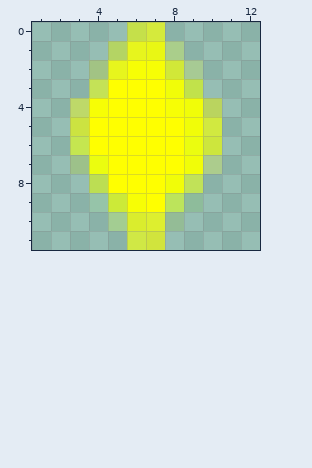
Two versions of one pixel-art sprite, SiamcoWeb/generateCot/static/generateCot/filesModelCot/pointList.png. The picture above is the old version.
The file is 12x12 pixels. Pixels under 10% opacity are left out. Colours within 5 levels of each other are drawn and written as one. Shown: x 1..12, y 0..11. The old version is drawn lined up with the new one, on the new canvas.
The same view after the edit:
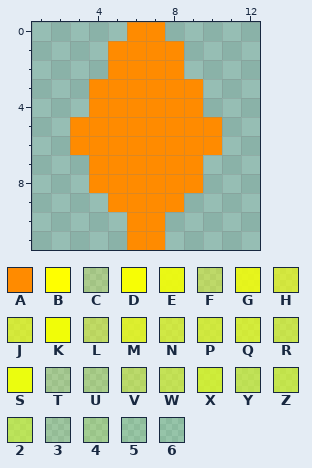
Palette (. is transparent): A #ff8b00  B #ffff00  C #f7fd0539  D #f7fe04fe  E #f2fd07ea  F #f3fd076e  G #f3fd07de  H #f5fe06a9  J #f0fd08b2  K #f1fd08  L #f2fd0875  M #f0fd0bc8  N #eefd0ca8  P #eafc0eb2  Q #ecfd0eb9  R #eafd0f9c  S #ebfd0f  T #ecfd0f32  U #e4fc1240  V #e9fd1172  W #e6fd1393  X #dffb17c5  Y #defb1998  Z #dffc18a4  2 #d4fc229b  3 #d0fb2523  4 #cbfb293e  5 #a5f94723  6 #93f5551d
Diff:
canvas 12x12 -> 25x12, the old top-left corner now at 1,0
Changed rows in their new state; - is an unchanged pixel.
first column x 3:
 0 ---AA---
 1 --AAAA--
 2 -.AAAA.-
 3 -AAAAAA-
 4 .AAAAAA.
 5 AAAAAAAA
 6 AAAAAAAA
 7 .AAAAAA.
 8 -AAAAAA-
 9 -.AAAA.-
10 --.AA.--
11 ---AA---
